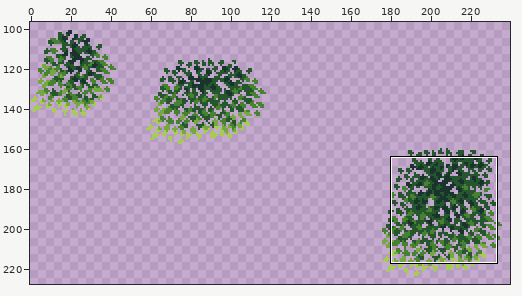
Two versions of one pixel-art file, Textures/Environment/TreeLeaves.aseprite. The first picture is a wide view before the edit; the outline marks the close-up.
Close-up. Before the edit:
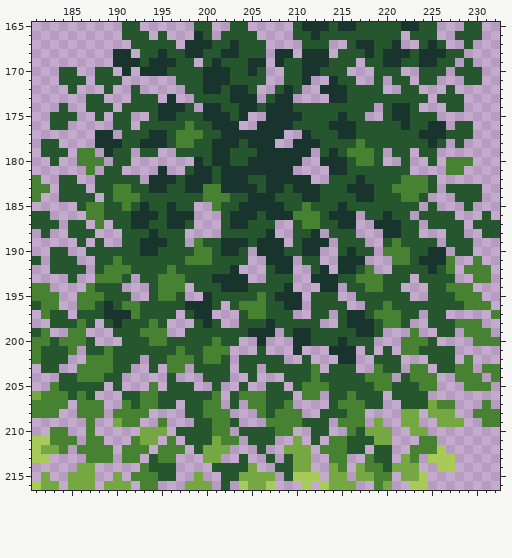
256x256 pixels, 1 frame. Shown: x 181..232, y 165..216. The wide view leaves out empty margins. The commit also changed other parts of the picture, which this record leaves out.
Once edited:
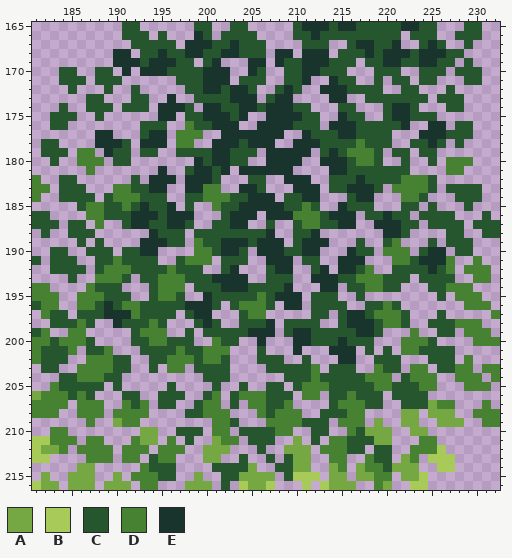
Palette (. is transparent): A #75a743  B #a8ca58  C #25562e  D #468232  E #19332d
Edits made:
Changed rows in their new state; - is an unchanged pixel.
first column x 187:
169 ---------------...------------------------
170 ----------------..------------------------
171 ----------------.-------------------------
173 -------.---------------------..-----------
174 -------.-----------------...--..----------
175 ---..--.--.---------------..--------------
176 ---..----..---------------.---------..----
177 ----..---.---..-------------------...-----
178 -----.---.--..--------------------..------
179 -------------------.----------------------
180 ------------------..----------------------
181 --..------------.-------------------------
182 -....-----.----...--..--------------------
183 -..------..----..---...---.------.--------
184 ---------..----------.----...---...-------
185 ----------.---------------..----...-------
186 -------------------.----------------------
187 ---.----------C---..----------------------
188 ----...-----CCC------------...------.-----
189 ----..----------------------..-----...----
190 ---.----....----------------.-------.-----
191 --------..----.---------------------------
192 -------------..---------------------------
195 -------------------------------.....--.-.-
196 ---------------------.-------------.......
197 --------------------...-------------.-.---
198 --.------------------.--------------------
199 ---..-------.-----------------------------
200 ----.-------..----------------------------
201 ---...------------------------------------
202 -----.-----------..-----------------------
203 -----------------..-----------------------
204 ---------.--------.-----------------------
205 -------.--..------------------------------
206 ------..---..-----------------------------
207 -------.---.------------------------------
209 --------.---..----------------------------
210 .-------.----.----------------------------
211 ------------..----------------------------
212 ------------.-----------------------------
Where, in picture pixels (left, top, right, bottom), the same in both close-ups:
erased: (221, 58, 248, 85)
changed: (95, 94, 428, 274)
erased: (365, 292, 464, 319)
erased: (104, 301, 293, 454)
erased: (86, 427, 95, 436)
